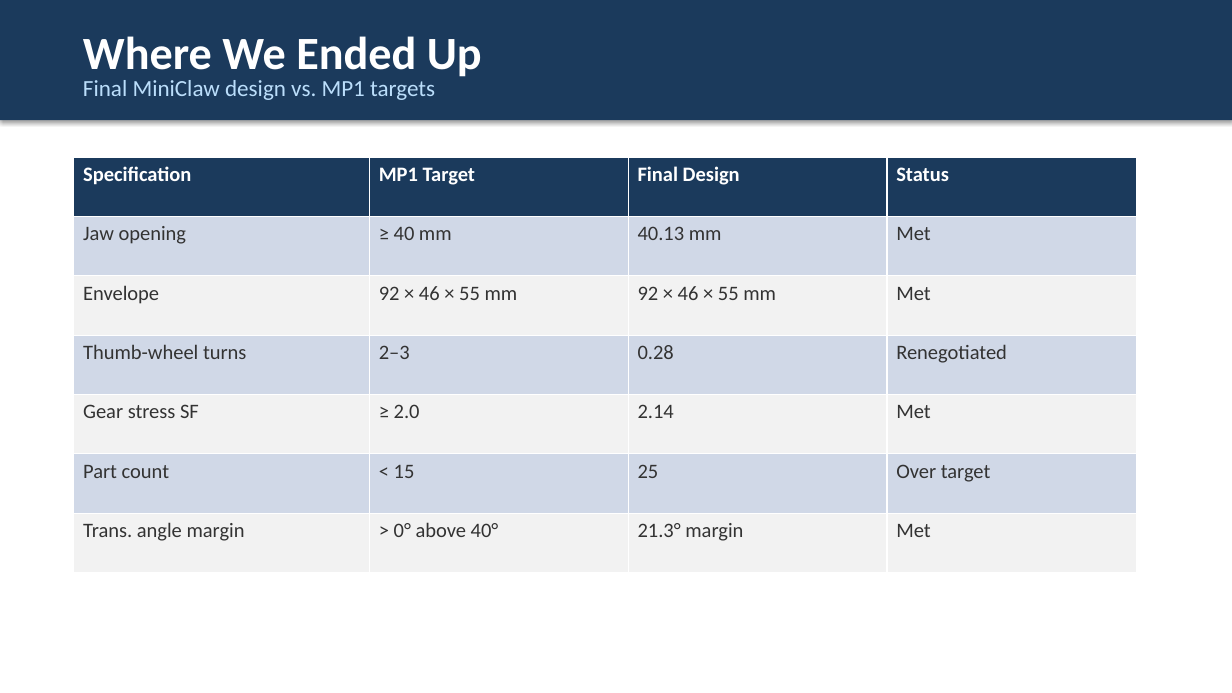
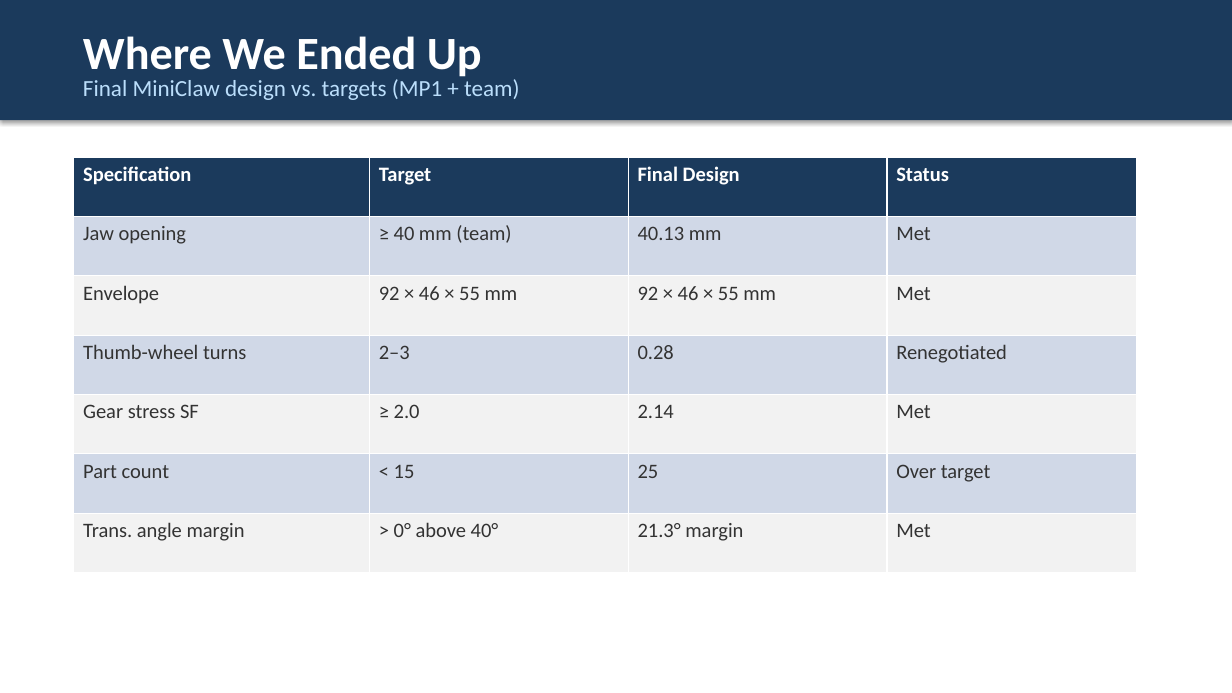
Before and after one commit to DavidR734/ai-in-pd-spring2026-2, a slide deck: slide 3 of MP5/slides.pptx. Drawn at 1232x693 pixels with LibreOffice and Linux fonts; fonts in the diff are those of the drawing. Boxes give left, top, right and bottom in pixels: in the first picture for what was removed or moved away, otherwise in the second. Text is boxed around its words. In the diff, an @@ line names an element or a change of style, - is before the commit and + after.

```diff
--- a/MP5/slides.pptx
+++ b/MP5/slides.pptx
@@ text at (x1=83, y1=79, x2=519, y2=100): text changed @@
-Final MiniClaw design vs. MP1 targets
+Final MiniClaw design vs. targets (MP1 + team)
@@ table at (x1=74, y1=157, x2=1137, y2=573) @@
-row 1, column 2: MP1 Target
+row 1, column 2: Target
-row 2, column 2: ≥ 40 mm
+row 2, column 2: ≥ 40 mm (team)
```
Also in this commit, not shown: 2 other slides changed, 11 other files.
